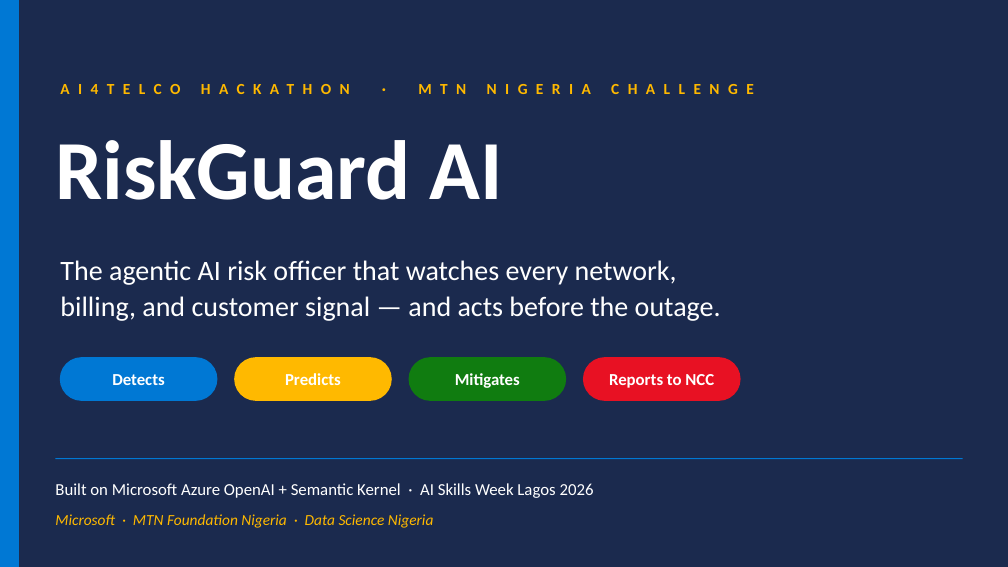
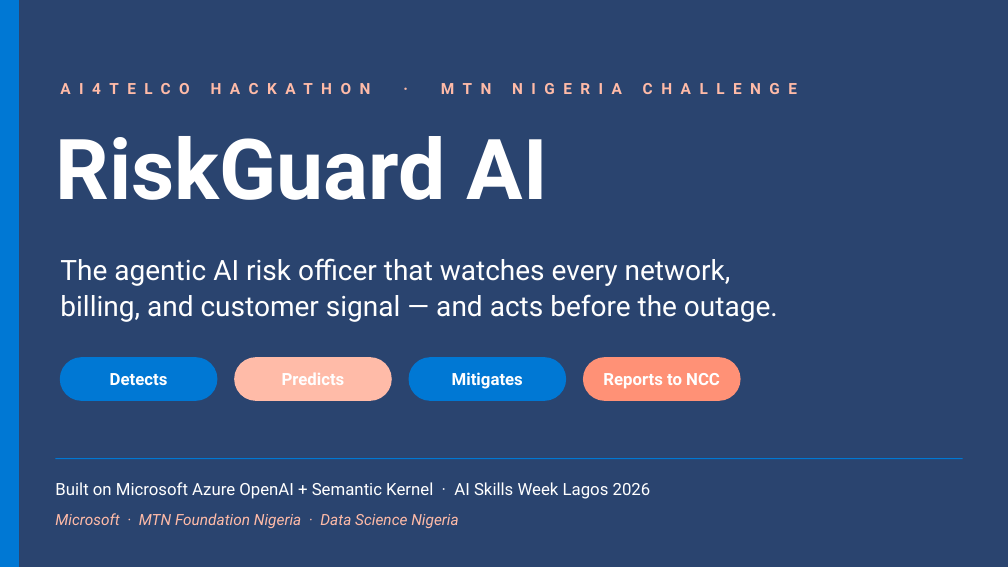
Before and after one commit to toby-adedipe/riskguard_ai, a slide deck: slide 1 of pitch/AI4Telco_RiskGuardAI.pptx. Drawn at 1008x567 pixels with LibreOffice and Linux fonts; fonts in the diff are those of the drawing. Boxes give left, top, right and bottom in pixels: in the first picture for what was removed or moved away, otherwise in the second. Text is boxed around its words. In the diff, an @@ line names an element or a change of style, - is before the commit and + after.

```diff
--- a/pitch/AI4Telco_RiskGuardAI.pptx
+++ b/pitch/AI4Telco_RiskGuardAI.pptx
@@ background #1B2A4E to #2A446F @@
@@ text "AI4TELCO HACKATHON · MTN NIGERIA ..." at bbox=[60, 71, 867, 106]: font Calibri to Roboto, text colour #FFB900 to #FFBBA8 @@
@@ rounded rectangle at bbox=[235, 358, 391, 400]: fill #FFB900 to #FFBBA8; outline #FFB900 1 pt to #FFBBA8 1 pt @@
@@ rounded rectangle at bbox=[409, 358, 565, 400]: fill #107C10 to #0078D4; outline #107C10 1 pt to #0078D4 1 pt @@
@@ rounded rectangle at bbox=[584, 358, 740, 400]: fill #E81123 to #FF9176; outline #E81123 1 pt to #FF9176 1 pt @@
@@ font Calibri to Roboto in 7 elements at bbox=[55, 136, 548, 200], bbox=[60, 258, 778, 322], bbox=[110, 373, 168, 385], bbox=[282, 372, 345, 385], bbox=[452, 372, 523, 389], bbox=[603, 373, 720, 389], bbox=[55, 482, 651, 499] @@
@@ text "Microsoft · MTN Foundation Nigeria ..." at bbox=[55, 513, 458, 528]: font Calibri to Roboto, text colour #FFB900 to #FFBBA8 @@
```
Also in this commit, not shown: 11 other slides changed, 1 slide added, 19 other files.
